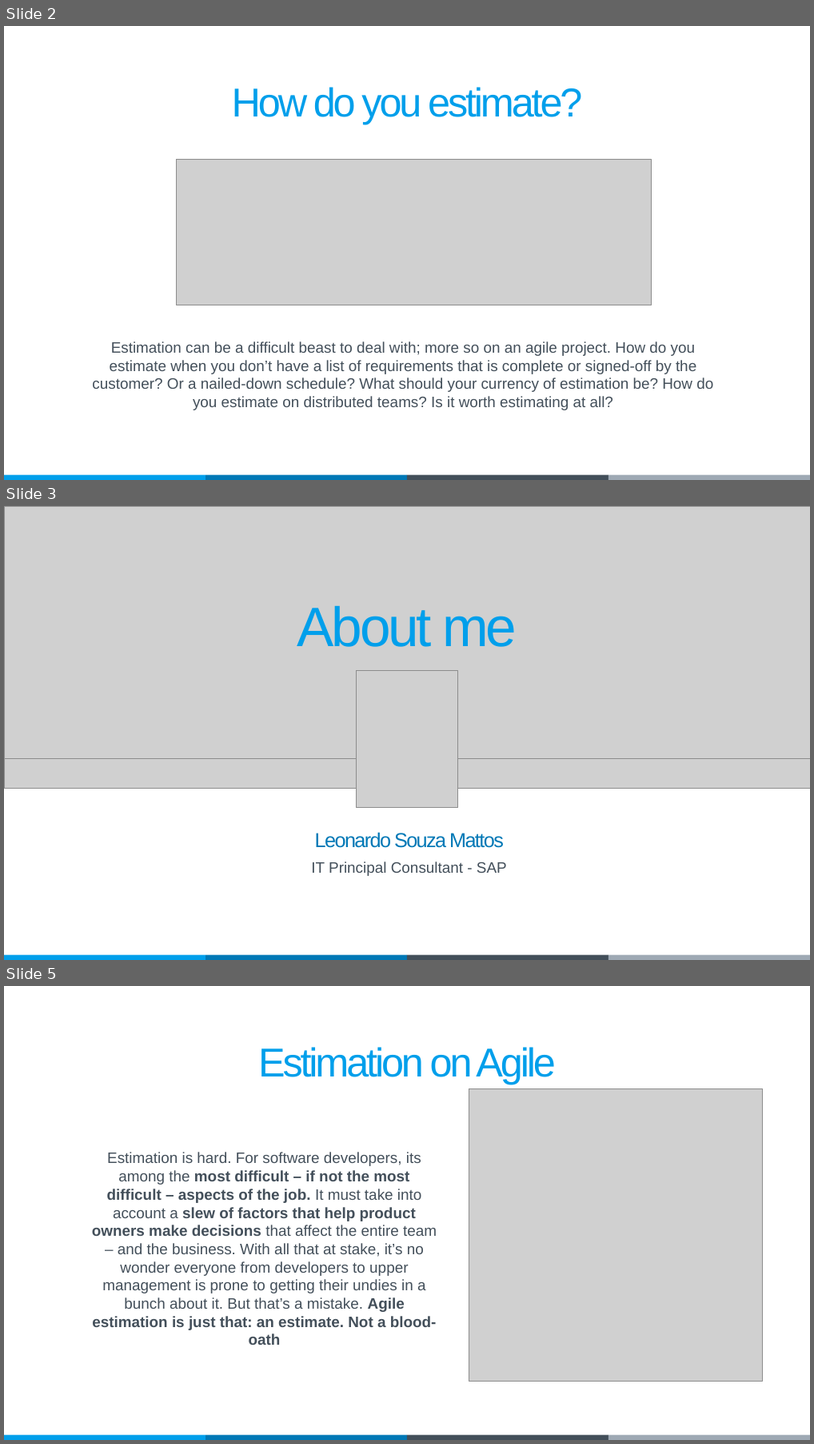
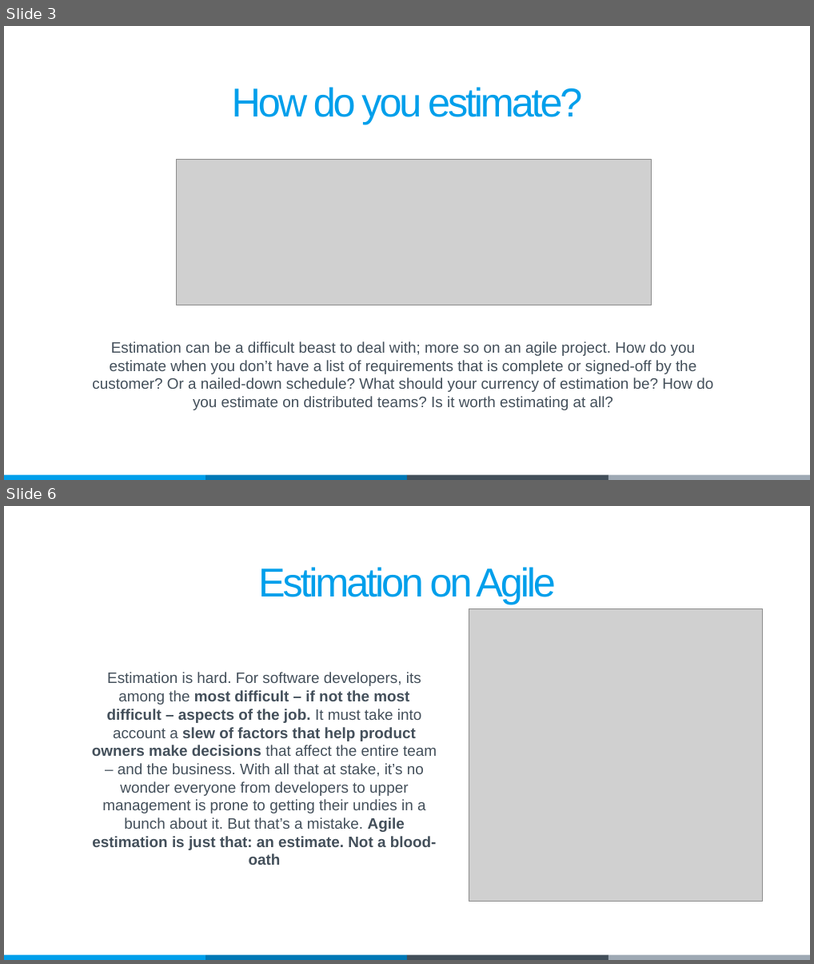
Before and after one commit to leonardo-s-mattos/presentations, a slide deck: Agile Estimation Paper.pptx. Shown one above the other, each under a label of ours: slides 2, 3 and 5 before the commit, slides 3 and 6 after it; the slides between them are not shown. The pictures are 814x1444 and 814x964 pixels, drawn with LibreOffice and Linux fonts; fonts in the diff are those of the drawing; grey boxes stand for pictures. Boxes give left, top, right and bottom in pixels: in the first picture for what was removed or moved away, otherwise in the second. Text is boxed around its words. In the diff, an @@ line names an element or a change of style, - is before the commit and + after.

```diff
--- a/Agile Estimation Paper.pptx
+++ b/Agile Estimation Paper.pptx
@@ slide 3 removed at [4, 506, 810, 960], background #FFFFFF; not listed: 4 template elements that a slide beside it also shows @@
@@ picture removed at [4, 506, 810, 759] @@
@@ text removed at [298, 605, 517, 647] @@
-About me
@@ picture removed at [356, 671, 458, 807] @@
@@ picture removed at [4, 758, 810, 788] @@
@@ text removed at [315, 832, 504, 848] @@
-Leonardo Souza Mattos
@@ text removed at [311, 861, 507, 876] @@
-IT Principal Consultant - SAP
@@ what was slide 2 is now slide 3 @@
@@ what was slide 5 is now slide 6 @@
```
Also in this commit, not shown: 7 slides changed, 3 slides added, 3 other slides removed, 2 other files.
